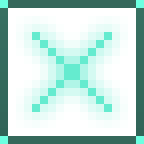
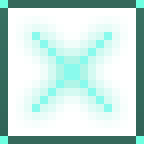
Two versions of the same layered image (144×144). Layer-by-layer changes:
painted on "图层 2" over (32, 32, 112, 112)
